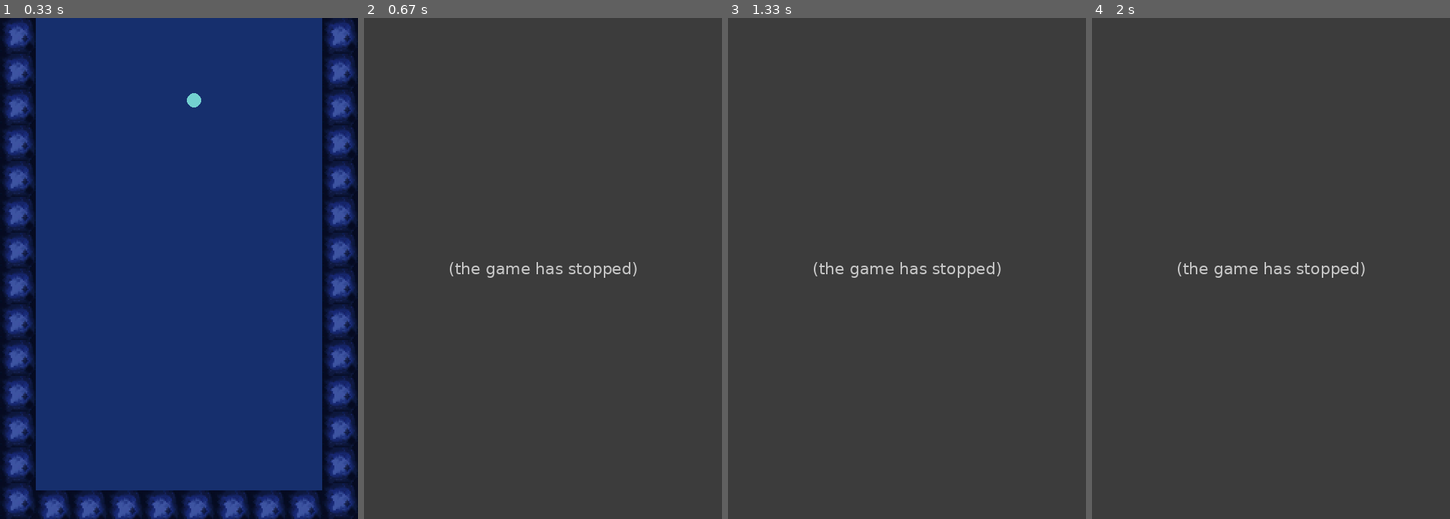
Above: before the commit, frames 1-4 (left to right).
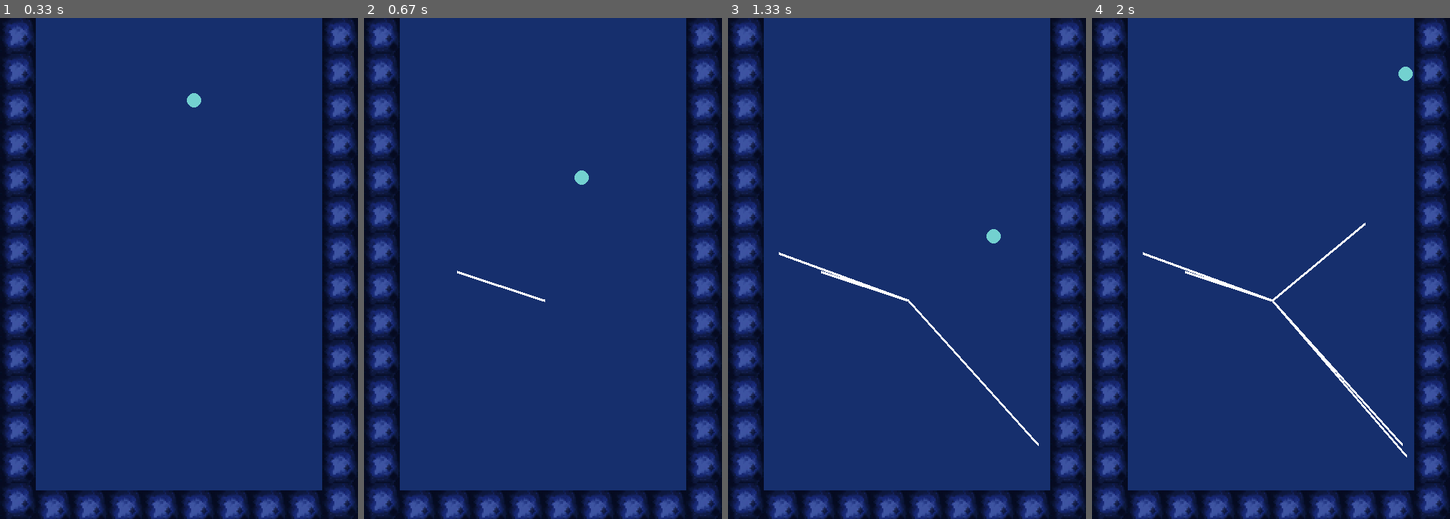
Above: after the commit, the same moments.

Repository: insper-classroom/devlife-23-1-projeto-pygame-esther_nina
Game: pygame game, started from code/jogo.py
Same seed, same stepped clock (60 frames per second), same inputs: the game is played once before the commit and once after it.
Inputs (mouse positions are in pixels of both pictures, inside the frame that each line leads up to):
- Up to frame 1 (0.33 s): no input
- Up to frame 2 (0.67 s): press the mouse at (543, 303) at 0.37 s; move the mouse to (500, 288) at 0.47 s; release the mouse at (457, 273) at 0.6 s
- Up to frame 3 (1.33 s): press the mouse at (907, 303) at 0.7 s; move the mouse to (971, 373) at 0.8 s; release the mouse at (1039, 443) at 0.93 s; press the mouse at (907, 303) at 1.03 s; move the mouse to (842, 278) at 1.13 s; release the mouse at (778, 253) at 1.27 s
- Up to frame 4 (2 s): press the mouse at (1271, 303) at 1.37 s; move the mouse to (1339, 378) at 1.47 s; release the mouse at (1407, 458) at 1.6 s; press the mouse at (1271, 303) at 1.7 s; move the mouse to (1317, 263) at 1.8 s; release the mouse at (1364, 223) at 1.93 s

Frame 1 is identical in both runs. In frame 2, 100% of the frame differs, in the area x 0-100%, y 0-100%; in frame 3, 100%; in frame 4, 100%.
Error before the commit: NameError: name 'raio' is not defined (funcoes.py line 147); the game stopped at 0.62 s (later frames are placeholders)

Commit message:
velocidade

Diff:
--- a/code/funcoes.py
+++ b/code/funcoes.py
@@ -40,7 +40,6 @@
 
         if Plataformas.colidiu(self.bolinha_pos):
             self.bolinha_vel[1] *= - 1
-            self.bolinha_vel[0] *= -1
 
         # Com isso, calcula as novas posições
         self.bolinha_pos[0] += self.bolinha_vel[0] * delta
@@ -70,7 +69,6 @@
                         self.pos_inicial_linha[0] = 450
                     elif self.pos_inicial_linha[1] > 650:
                         self.pos_inicial_linha[1] =  650
-
 
             if evento.type == pygame.MOUSEBUTTONUP:
                 if evento.button == 1:
@@ -144,6 +142,6 @@
             c = - (a * p.coordenadas_comeco[0] + p.coordenadas_comeco[1])
             dist = abs(a * bola_pos[0] + b * bola_pos[1] + c)/ math.sqrt(a ** 2 + b ** 2)
 
-            if dist <= raio :
+            if dist <= rauio:
                 return True
         return False
